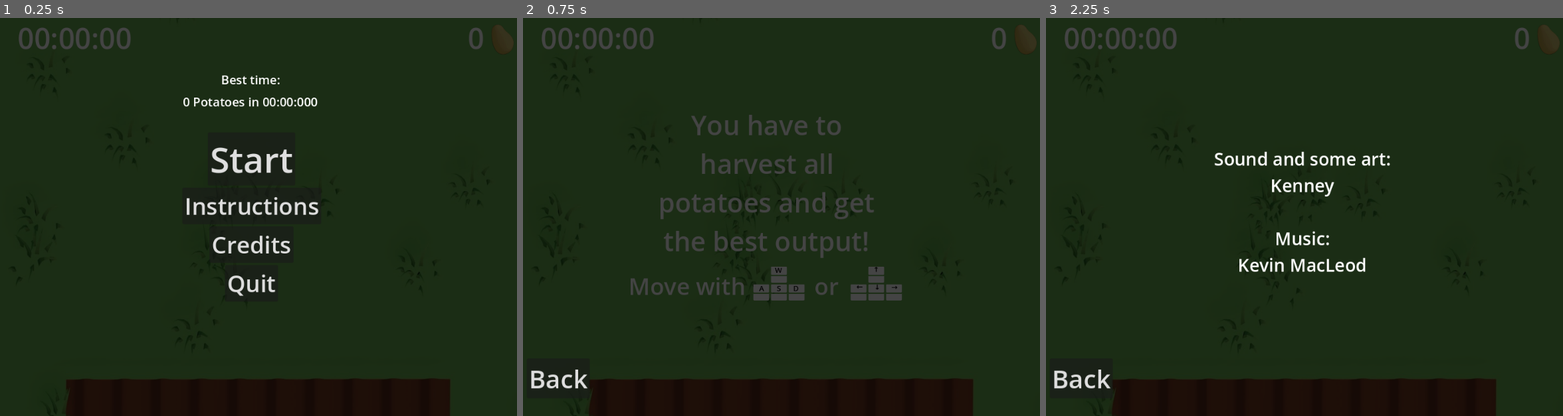
Above: before the commit, frames 1-3 (left to right).
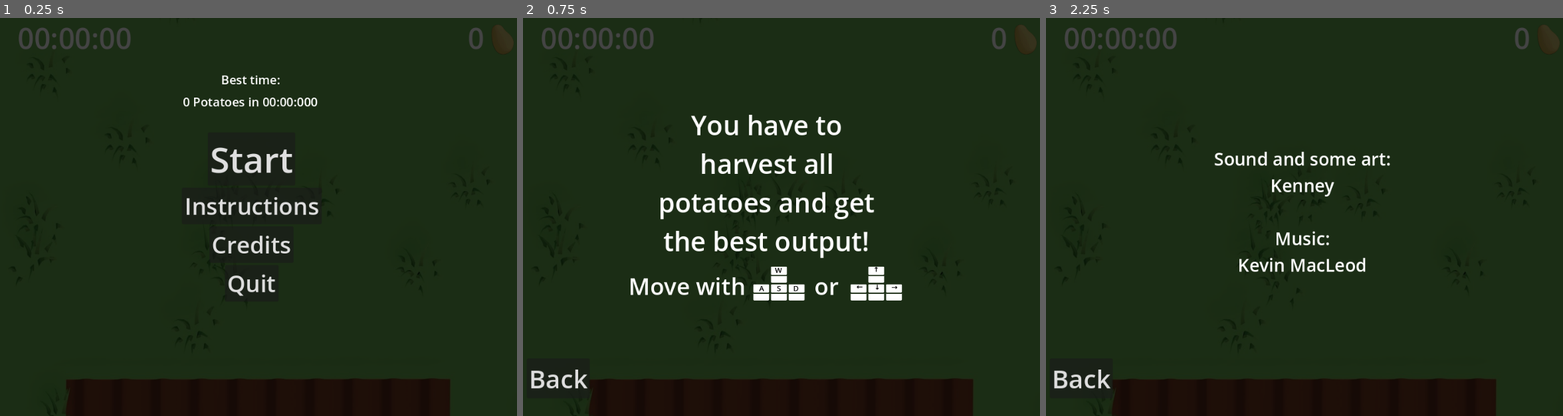
Above: after the commit, the same moments.

Repository: wolfel1/enhanced-potato-hunt
Game: Godot game, scene res://Main.tscn
The game is run twice, just before and just after one commit, with the same random seed, the same clock (stepped at 60 frames per second) and the same inputs.
Inputs:
- Up to frame 1 (0.25 s): no input
- Up to frame 2 (0.75 s): click "Instructions" at 0.5 s
- Up to frame 3 (2.25 s): click "Back" at 1.25 s; click "Credits" at 2 s

The runs differ from the first frame. In frame 2, 4.2% of the frame differs, in the area x 20-74%, y 24-71%; in frame 3, nothing differs.

Commit message:
fix

Diff:
--- a/MainMenu.tscn
+++ b/MainMenu.tscn
@@ -49,6 +49,58 @@
 horizontal_alignment = 1
 metadata/_edit_group_ = true
 
+[node name="StartButton" type="Button" parent="." groups=["Start"]]
+offset_left = 400.5
+offset_top = 207.0
+offset_right = 558.5
+offset_bottom = 303.0
+grow_horizontal = 2
+grow_vertical = 2
+size_flags_horizontal = 4
+size_flags_vertical = 4
+theme_override_font_sizes/font_size = 64
+text = "Start"
+metadata/_edit_group_ = true
+
+[node name="InstructionsButton" type="Button" parent="." groups=["Start"]]
+offset_left = 353.5
+offset_top = 307.0
+offset_right = 606.5
+offset_bottom = 373.0
+grow_horizontal = 2
+grow_vertical = 2
+size_flags_horizontal = 4
+size_flags_vertical = 8
+theme_override_font_sizes/font_size = 42
+text = "Instructions"
+metadata/_edit_group_ = true
+
+[node name="CreditsButton" type="Button" parent="." groups=["Start"]]
+offset_left = 403.5
+offset_top = 377.0
+offset_right = 555.5
+offset_bottom = 443.0
+grow_horizontal = 2
+grow_vertical = 2
+size_flags_horizontal = 4
+size_flags_vertical = 8
+theme_override_font_sizes/font_size = 42
+text = "Credits"
+metadata/_edit_group_ = true
+
+[node name="QuitButton" type="Button" parent="." groups=["Start"]]
+offset_left = 431.5
+offset_top = 447.0
+offset_right = 528.5
+offset_bottom = 513.0
+grow_horizontal = 2
+grow_vertical = 2
+size_flags_horizontal = 4
+size_flags_vertical = 8
+theme_override_font_sizes/font_size = 42
+text = "Quit"
+metadata/_edit_group_ = true
+
 [node name="Instructions" parent="." instance=ExtResource("2_fk300")]
 visible = false
 
@@ -89,54 +141,8 @@
 [node name="ButtonAudioStreamPlayer" type="AudioStreamPlayer" parent="."]
 stream = ExtResource("3_8j70s")
 
-[node name="StartControls" type="VBoxContainer" parent="."]
-anchors_preset = 8
-anchor_left = 0.5
-anchor_top = 0.5
-anchor_right = 0.5
-anchor_bottom = 0.5
-offset_left = -126.5
-offset_top = -153.0
-offset_right = 126.5
-offset_bottom = 153.0
-grow_horizontal = 2
-grow_vertical = 2
-alignment = 1
-
-[node name="StartButton" type="Button" parent="StartControls" groups=["Start"]]
-layout_mode = 2
-size_flags_horizontal = 4
-size_flags_vertical = 4
-theme_override_font_sizes/font_size = 64
-text = "Start"
-metadata/_edit_group_ = true
-
-[node name="InstructionsButton" type="Button" parent="StartControls" groups=["Start"]]
-layout_mode = 2
-size_flags_horizontal = 4
-size_flags_vertical = 8
-theme_override_font_sizes/font_size = 42
-text = "Instructions"
-metadata/_edit_group_ = true
-
-[node name="CreditsButton" type="Button" parent="StartControls" groups=["Start"]]
-layout_mode = 2
-size_flags_horizontal = 4
-size_flags_vertical = 8
-theme_override_font_sizes/font_size = 42
-text = "Credits"
-metadata/_edit_group_ = true
-
-[node name="QuitButton" type="Button" parent="StartControls" groups=["Start"]]
-layout_mode = 2
-size_flags_horizontal = 4
-size_flags_vertical = 8
-theme_override_font_sizes/font_size = 42
-text = "Quit"
-metadata/_edit_group_ = true
-
+[connection signal="pressed" from="StartButton" to="." method="_on_start_button_pressed"]
+[connection signal="pressed" from="InstructionsButton" to="." method="_on_instructions_button_pressed"]
+[connection signal="pressed" from="CreditsButton" to="." method="_on_credits_button_pressed"]
+[connection signal="pressed" from="QuitButton" to="." method="_on_quit_button_pressed"]
 [connection signal="pressed" from="BackButton" to="." method="_on_back_button_pressed"]
-[connection signal="pressed" from="StartControls/StartButton" to="." method="_on_start_button_pressed"]
-[connection signal="pressed" from="StartControls/InstructionsButton" to="." method="_on_instructions_button_pressed"]
-[connection signal="pressed" from="StartControls/CreditsButton" to="." method="_on_credits_button_pressed"]
-[connection signal="pressed" from="StartControls/QuitButton" to="." method="_on_quit_button_pressed"]
